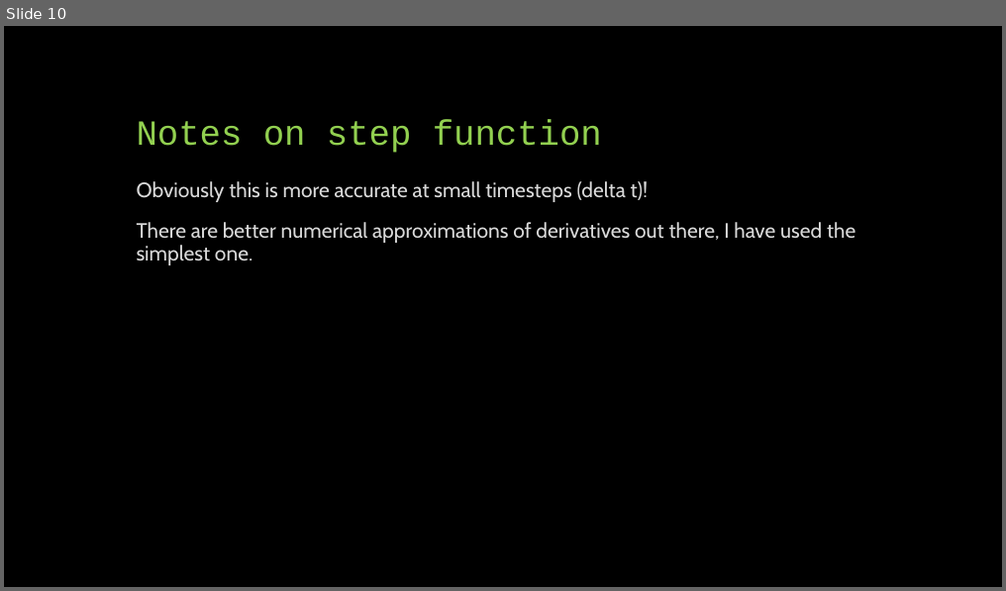
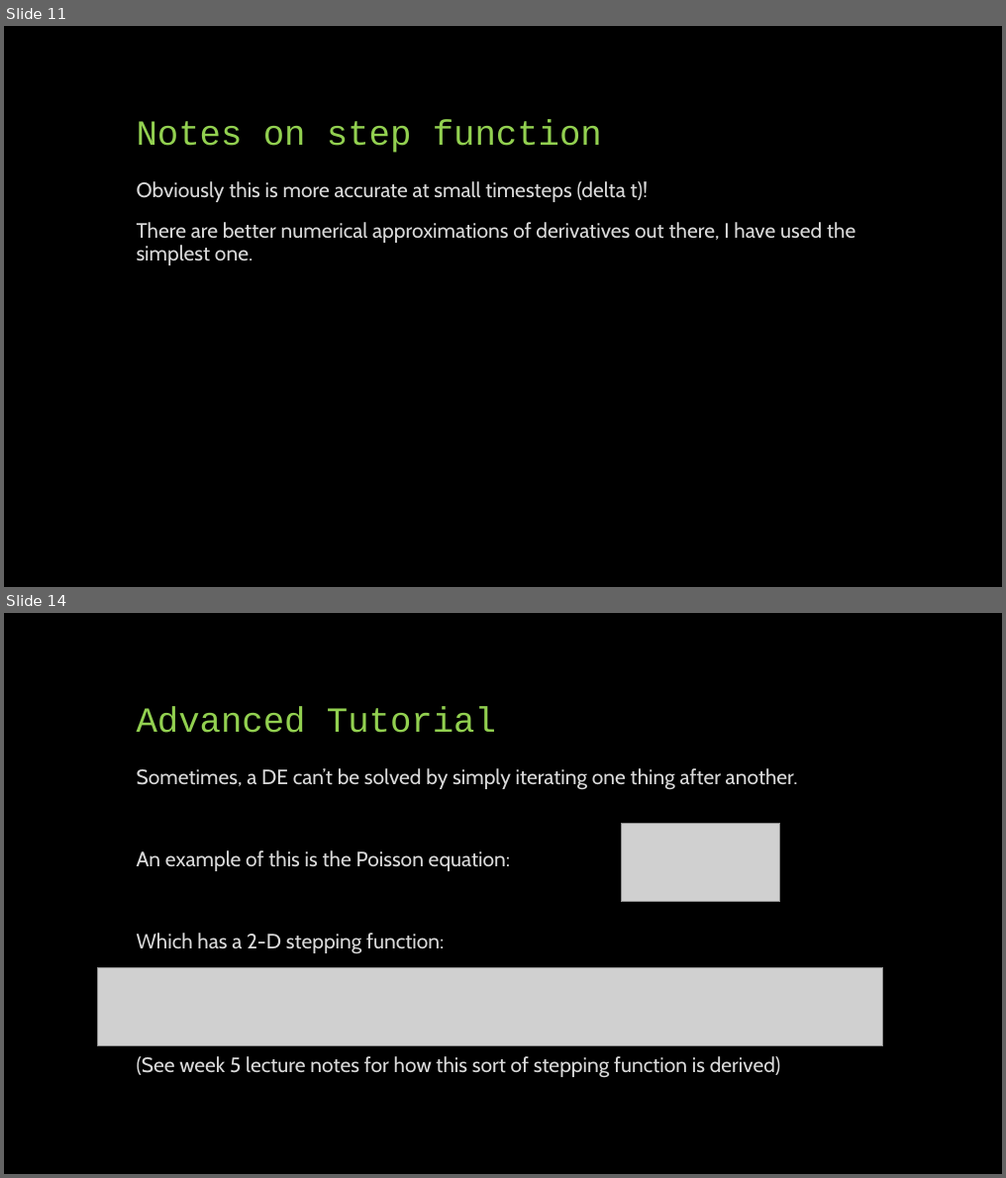
Before and after one commit to phys3112/Tutorials-2020, a slide deck: Tutorial 5 Iterative Methods/Tutorial 5 Presentation.pptx. Shown one above the other, each under a label of ours: slide 10 before the commit, slides 11 and 14 after it; the slides between them are not shown. The pictures are 1006x591 and 1006x1178 pixels, drawn with LibreOffice and Linux fonts; fonts in the diff are those of the drawing; grey boxes stand for pictures. Boxes give left, top, right and bottom in pixels: in the first picture for what was removed or moved away, otherwise in the second. Text is boxed around its words. In the diff, an @@ line names an element or a change of style, - is before the commit and + after.

Commit message:
Tutorial 5 'Finished'
Tutorial 5 is 'done', but I will make a better one for advanced following the upload of the lectures for Week 5.

```diff
--- a/Tutorial 5 Iterative Methods/Tutorial 5 Presentation.pptx
+++ b/Tutorial 5 Iterative Methods/Tutorial 5 Presentation.pptx
@@ slide 14 added at (4,613,1002,1174), background #000000 @@
@@ title added at (137,707,496,733), 34 pt, text #92D050 @@
+Advanced Tutorial
@@ text added at (137,768,798,1078), 20 pt, text #D9D9D9 @@
+Sometimes, a DE can’t be solved by simply iterating one thing after another.
+An example of this is the Poisson equation:
+Which has a 2-D stepping function:
+(See week 5 lecture notes for how this sort of stepping function is derived)
@@ picture added at (621,823,780,902) @@
@@ picture added at (98,967,884,1047) @@
@@ what was slide 10 is now slide 11 @@
```
Also in this commit, not shown: 2 slides changed, 11 other slides added, 2 slides removed, 1 other file.
